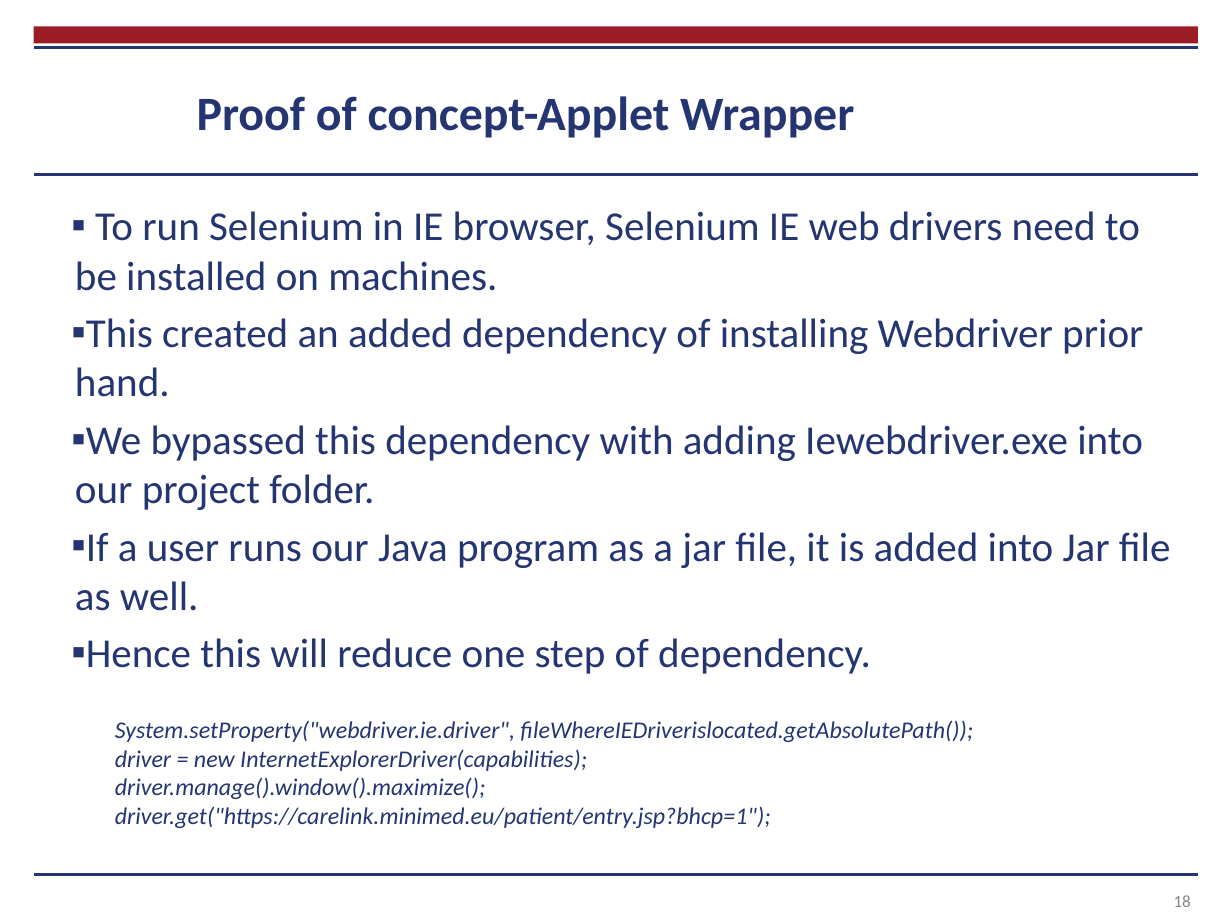
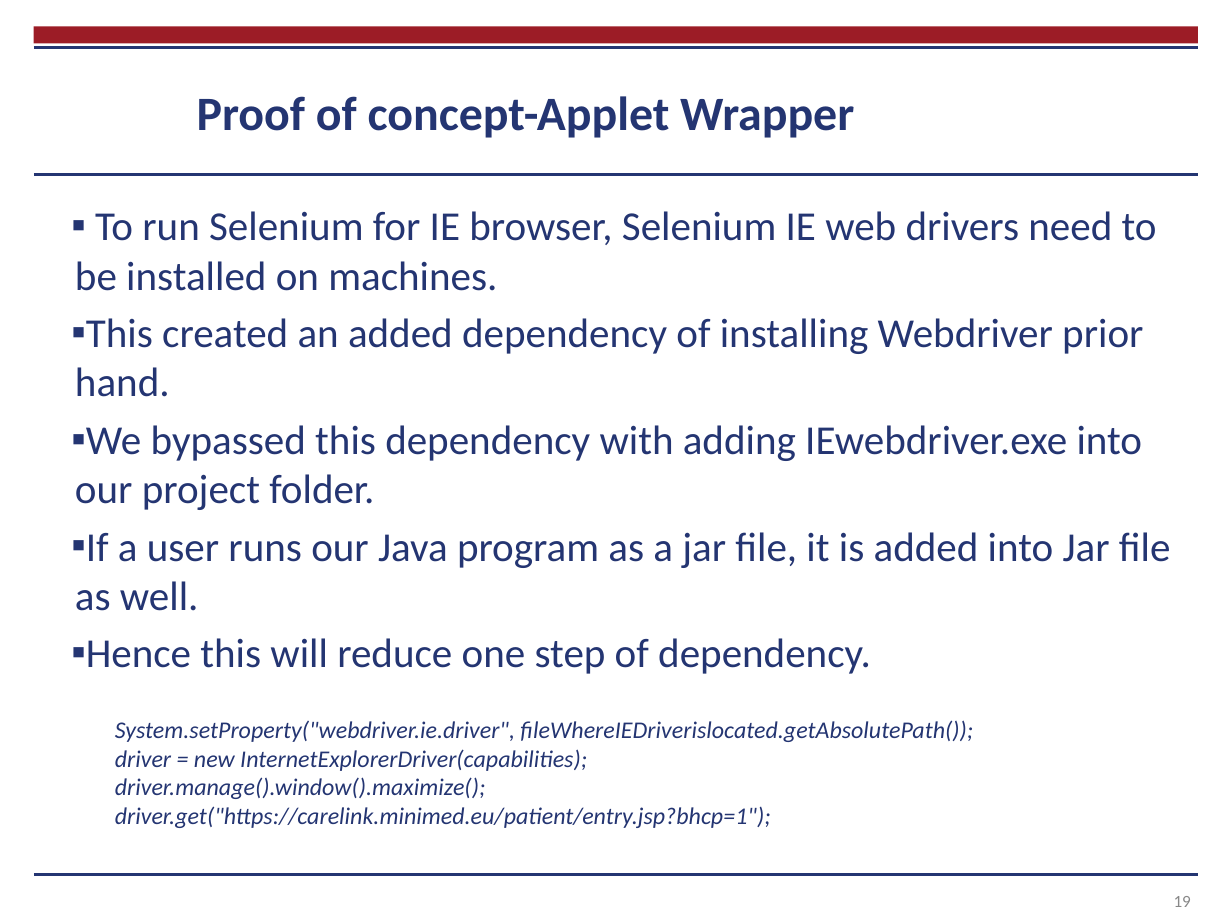
Before and after one commit to chikhalenakush/Report, a slide deck: slide 19 of Thesis presentation.pptx (slide 18 before the commit). Drawn at 1232x924 pixels with LibreOffice and Linux fonts; fonts in the diff are those of the drawing; background and template pictures are left out. Boxes give left, top, right and bottom in pixels: in the first picture for what was removed or moved away, otherwise in the second. Text is boxed around its words. In the diff, an @@ line names an element or a change of style, - is before the commit and + after.

```diff
--- a/Thesis presentation.pptx
+++ b/Thesis presentation.pptx
@@ text at box(75, 211, 1157, 291): text changed @@
-▪ To run Selenium in IE browser, Selenium IE web drivers need to be installed on machines.
+▪ To run Selenium for IE browser, Selenium IE web drivers need to be installed on machines.
@@ text at box(75, 425, 1143, 510): text changed @@
-▪ We bypassed this dependency with adding Iewebdriver.exe into our project folder.
+▪ We bypassed this dependency with adding IEwebdriver.exe into our project folder.
@@ page number at box(1174, 896, 1191, 907): text changed @@
-18
+19
```
Also in this commit, not shown: 12 other slides changed, 2 slides added, 1 other file.
